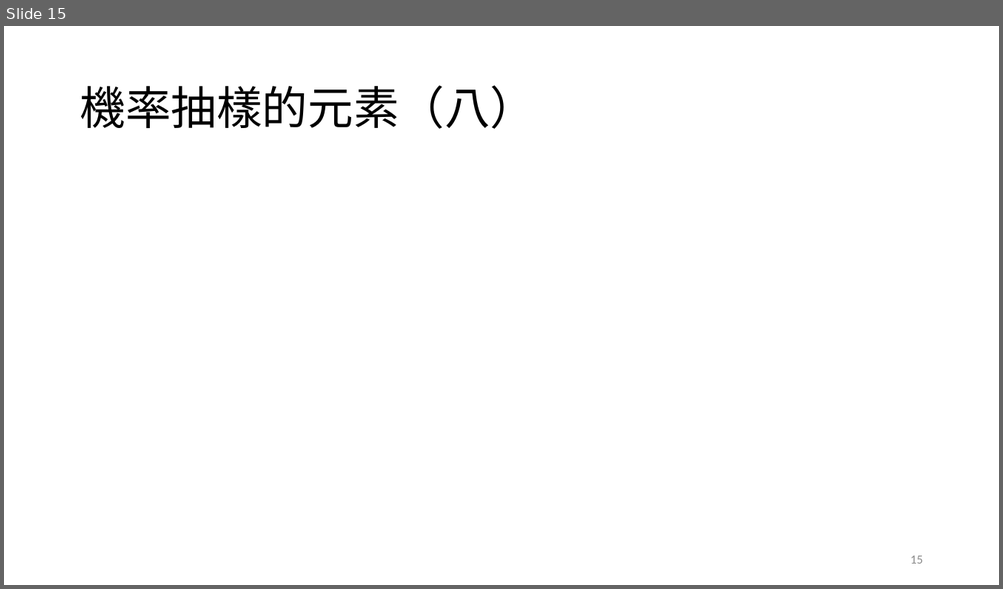
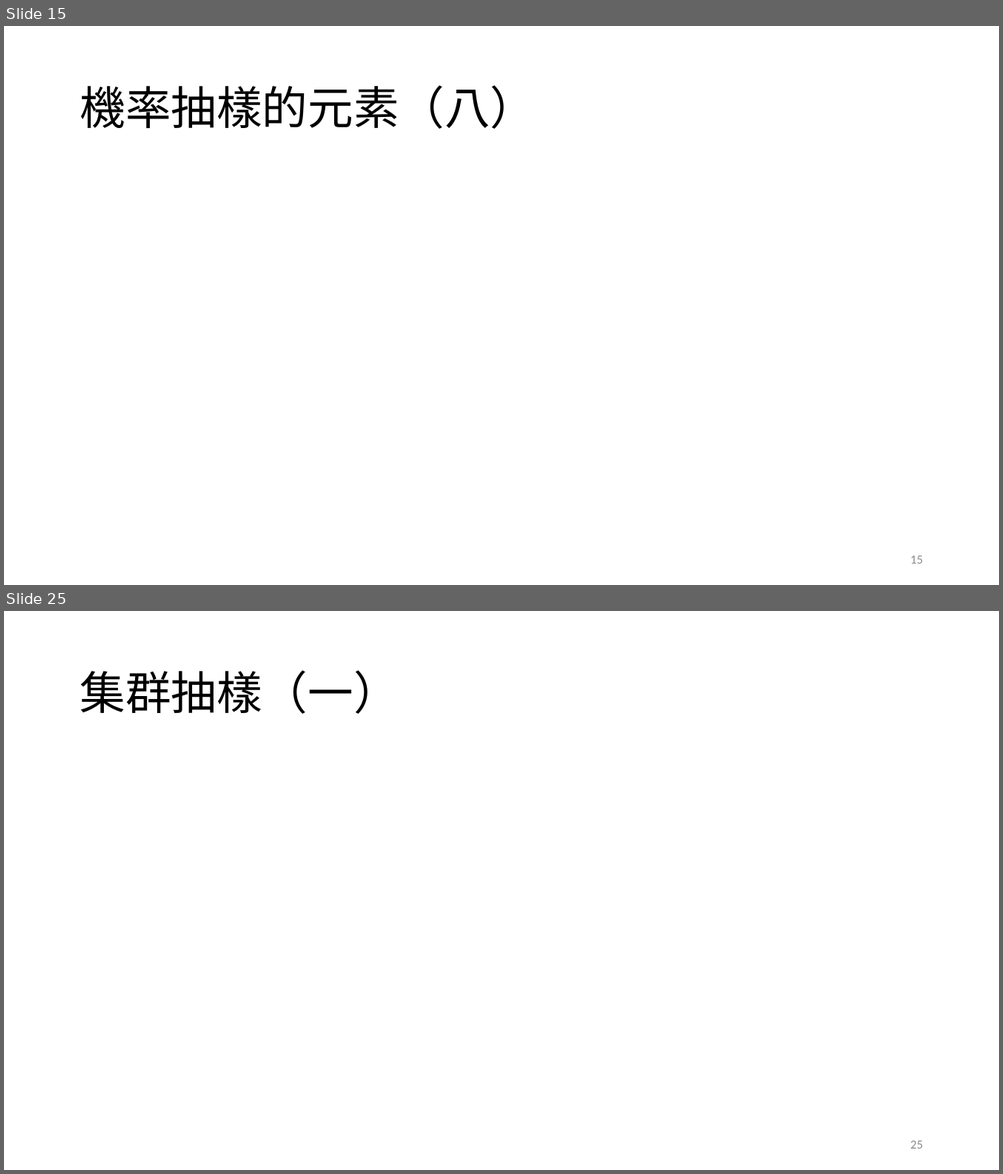
Before and after one commit to TsaiChiahung/PublicOpinion2026, a slide deck: 投影片/民意與調查Week5.pptx. Shown one above the other, each under a label of ours: slide 15 before the commit, slides 15 and 25 after it; the slides between them are not shown. The pictures are 1003x589 and 1003x1174 pixels, drawn with LibreOffice and Linux fonts; fonts in the diff are those of the drawing; grey boxes stand for pictures. Boxes give left, top, right and bottom in pixels: in the first picture for what was removed or moved away, otherwise in the second. Text is boxed around its words. In the diff, an @@ line names an element or a change of style, - is before the commit and + after.

```diff
--- a/投影片/民意與調查Week5.pptx
+++ b/投影片/民意與調查Week5.pptx
@@ slide 25 added at (4, 611, 999, 1170), background #FFFFFF @@
@@ title added at (79, 670, 398, 714), 44 pt, text #000000 @@
+集群抽樣（一）
@@ page number added at (910, 1141, 922, 1149), 12 pt, text #8C8C8C @@
+25
```
Also in this commit, not shown: 1 slide changed, 9 other slides added.
